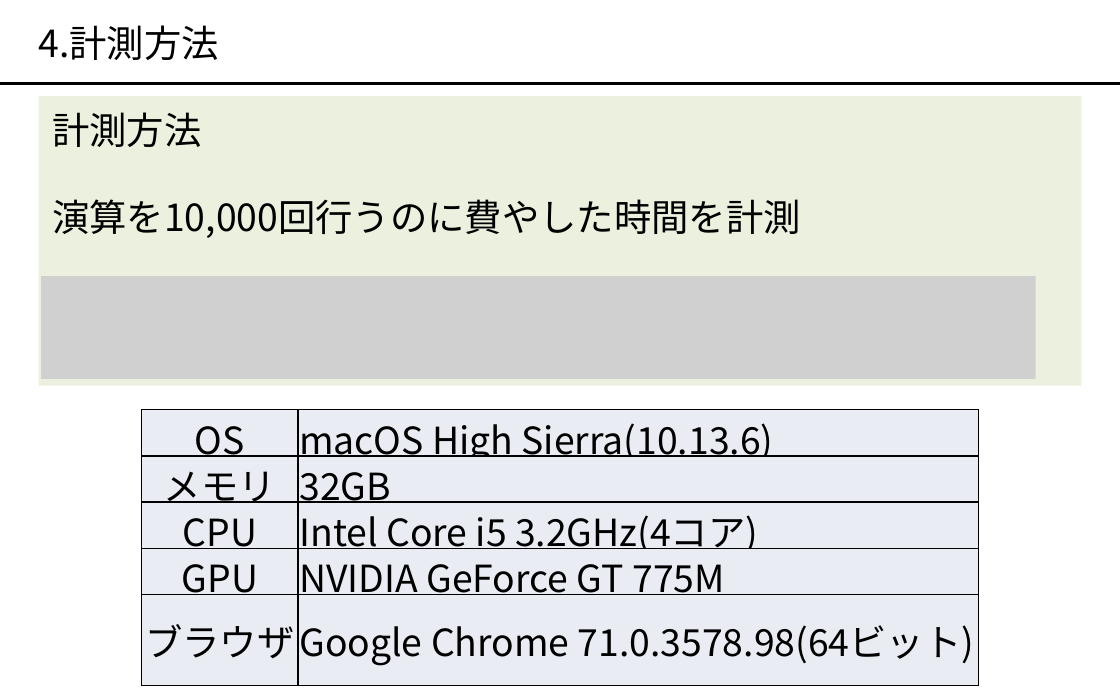
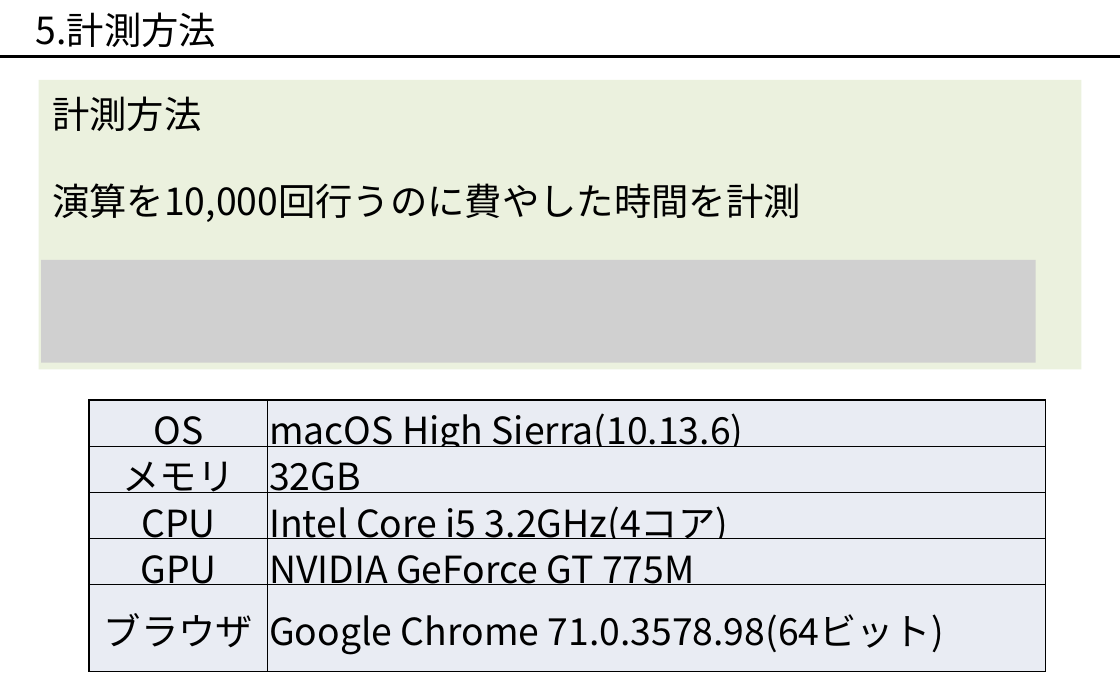
Before and after one commit to okmtaoo/-, a slide deck: slide 6 of presentation/出す.pptx. Drawn at 1120x700 pixels with LibreOffice and Linux fonts; fonts in the diff are those of the drawing; grey boxes stand for pictures. Boxes give left, top, right and bottom in pixels: in the first picture for what was removed or moved away, otherwise in the second. Text is boxed around its words. In the diff, an @@ line names an element or a change of style, - is before the commit and + after.

```diff
--- a/presentation/出す.pptx
+++ b/presentation/出す.pptx
@@ text at [36,12,216,47]: text changed @@
-4.計測方法
+5.計測方法
@@ line moved from (0, 84) - (1120, 84) to (0, 57) - (1120, 57) @@
@@ 2 texts, 1 rectangle, 1 picture: place and size @@
-2 texts, 1 rectangle, 1 picture at [38,96,1081,386]
+2 texts, 1 rectangle, 1 picture at [38,80,1081,370]
@@ table: place and size @@
-table at [141,410,978,685]
+table at [90,400,1046,671]
```
Also in this commit, not shown: 8 other slides changed, 4 slides added, 6 slides removed, 1 other file.
